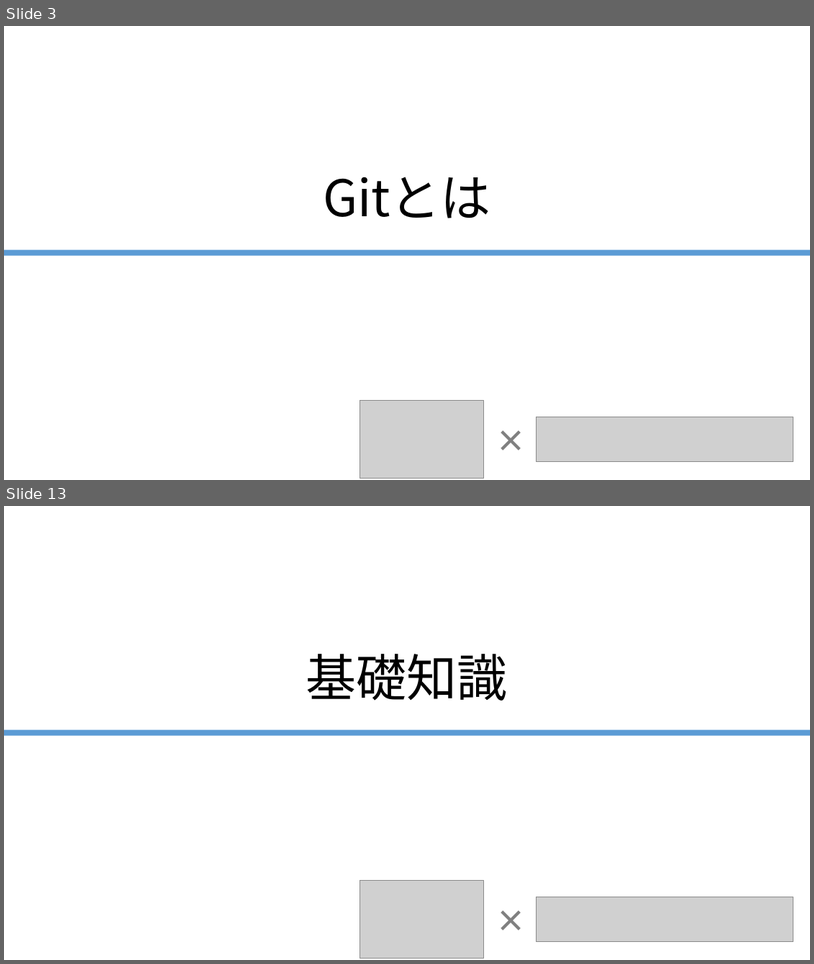
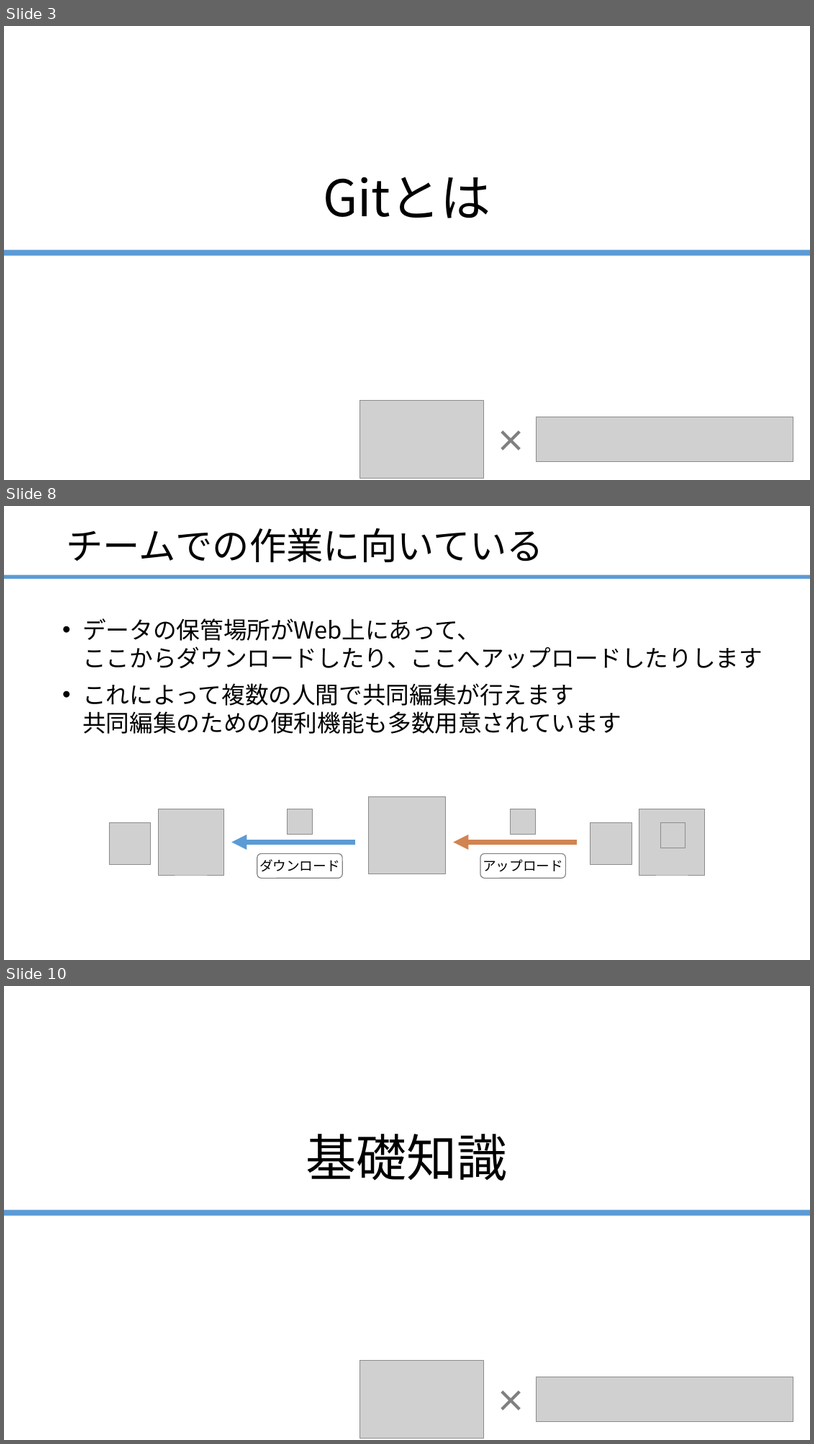
Before and after one commit to ainsAins/git4beginners, a slide deck: ハンズオン_Git入門.pptx. Shown one above the other, each under a label of ours: slides 3 and 13 before the commit, slides 3, 8 and 10 after it; the slides between them are not shown. The pictures are 814x964 and 814x1444 pixels, drawn with LibreOffice and Linux fonts; fonts in the diff are those of the drawing; grey boxes stand for pictures. Boxes give left, top, right and bottom in pixels: in the first picture for what was removed or moved away, otherwise in the second. Text is boxed around its words. In the diff, an @@ line names an element or a change of style, - is before the commit and + after.

```diff
--- a/ハンズオン_Git入門.pptx
+++ b/ハンズオン_Git入門.pptx
@@ slide 8 added at (4, 506, 810, 960), background #FFFFFF @@
@@ title added at (66, 528, 544, 562), 44 pt, text #000000 @@
+チームでの作業に向いている
@@ rectangle added at (4, 575, 810, 579), fill #5B9BD5 @@
@@ text added at (82, 618, 763, 734), 28 pt, text #000000 @@
+• データの保管場所がWeb上にあって、
+  ここからダウンロードしたり、ここへアップロードしたりします
+• これによって複数の人間で共同編集が行えます
+  共同編集のための便利機能も多数用意されています
@@ group added at (109, 797, 706, 878): 8 pictures, 2 arrows, 2 rounded rectangles @@
+ダウンロード
+アップロード
@@ what was slide 13 is now slide 10 @@
```
Also in this commit, not shown: 6 slides changed, 6 other slides added.
